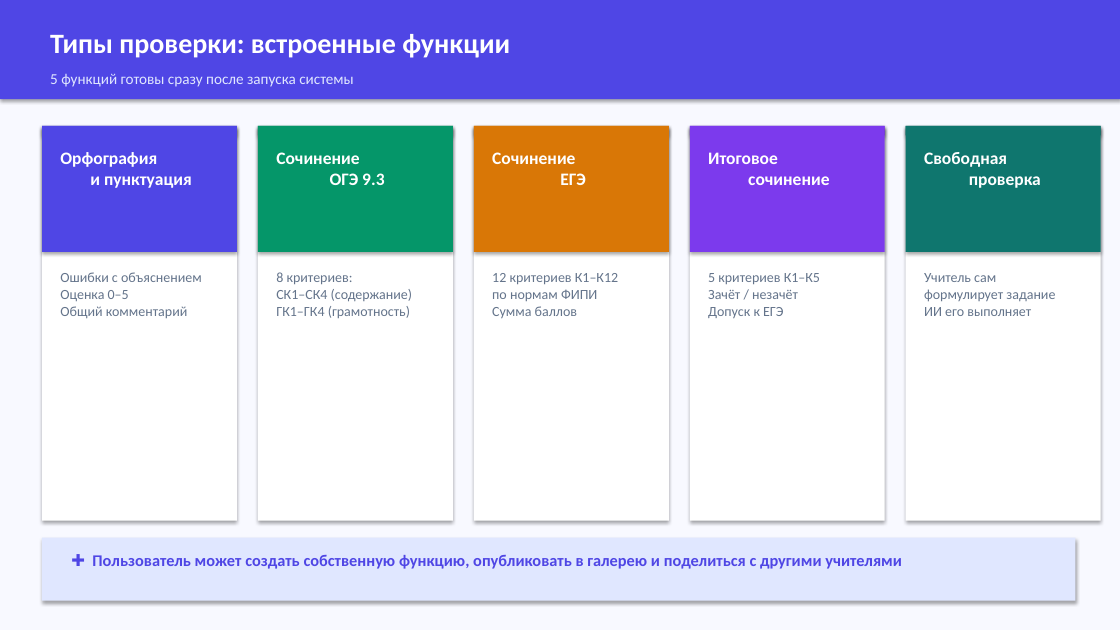
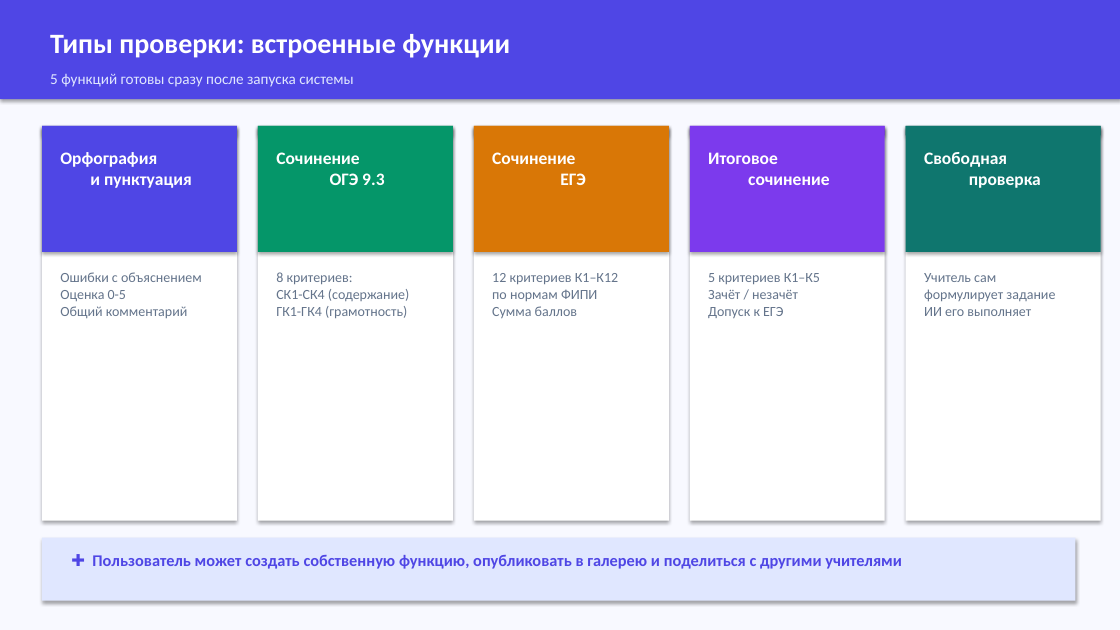
Before and after one commit to KatyaDolgova/russian-handwriting-checker, a slide deck: slide 6 of russian-handwriting-checker-new/RusYazyk_AI_v2.pptx. Drawn at 1120x630 pixels with LibreOffice and Linux fonts; fonts in the diff are those of the drawing. Boxes give left, top, right and bottom in pixels: in the first picture for what was removed or moved away, otherwise in the second. Text is boxed around its words. In the diff, an @@ line names an element or a change of style, - is before the commit and + after.

```diff
--- a/russian-handwriting-checker-new/RusYazyk_AI_v2.pptx
+++ b/russian-handwriting-checker-new/RusYazyk_AI_v2.pptx
@@ text at [60,272,202,318]: text changed @@
-Ошибки с объяснением
-Оценка 0–5
-Общий комментарий
+Ошибки с объяснением
+Оценка 0-5
+Общий комментарий
@@ text at [276,272,409,318]: text changed @@
-8 критериев:
-СК1–СК4 (содержание)
-ГК1–ГК4 (грамотность)
+8 критериев:
+СК1-СК4 (содержание)
+ГК1-ГК4 (грамотность)
```
Also in this commit, not shown: 15 other slides changed, 8 other files.
